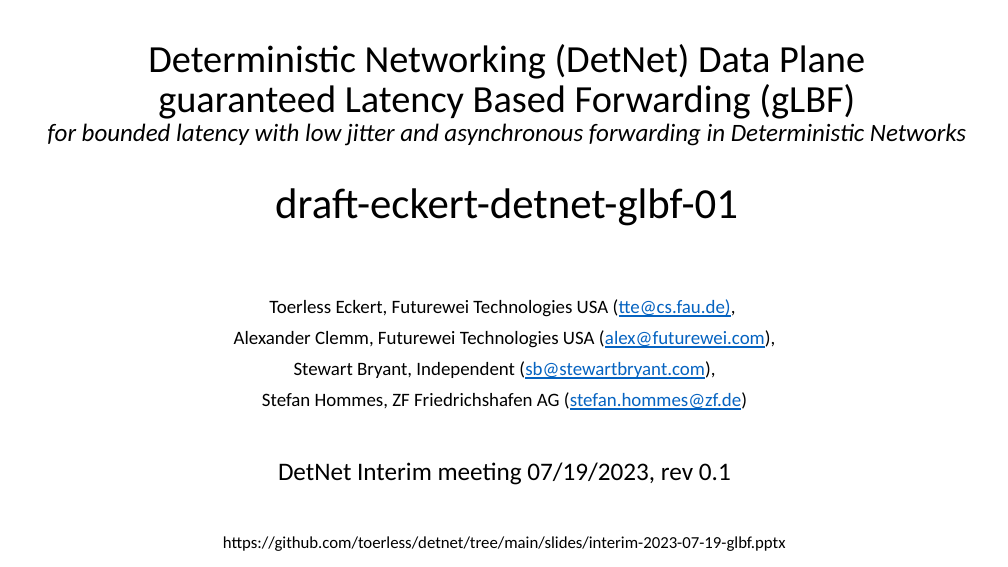
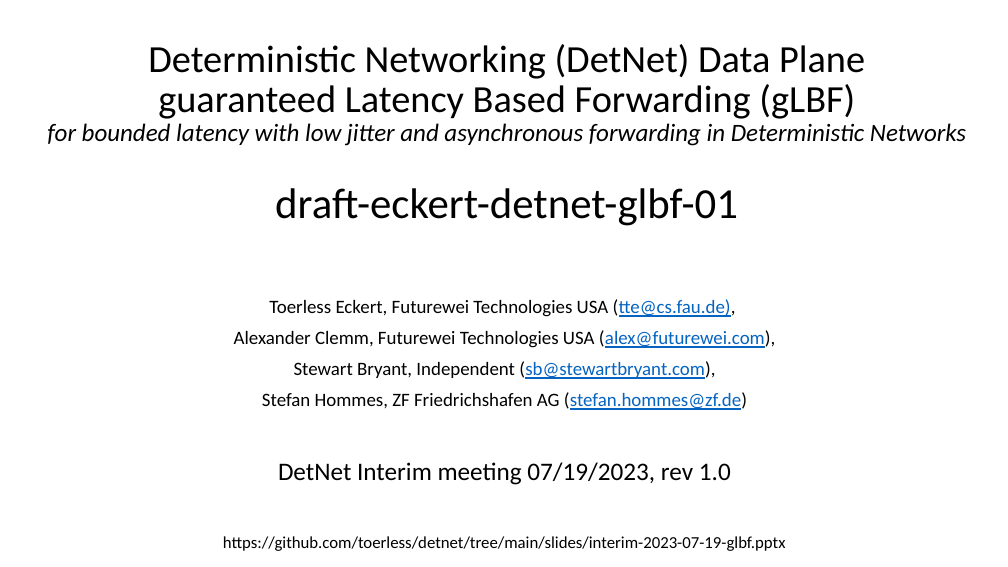
Before and after one commit to toerless/detnet, a slide deck: slide 1 of slides/interim-2023-07-19-glbf.pptx. Drawn at 1008x567 pixels with LibreOffice and Linux fonts; fonts in the diff are those of the drawing. Boxes give left, top, right and bottom in pixels: in the first picture for what was removed or moved away, otherwise in the second. Text is boxed around its words. In the diff, an @@ line names an element or a change of style, - is before the commit and + after.

```diff
--- a/slides/interim-2023-07-19-glbf.pptx
+++ b/slides/interim-2023-07-19-glbf.pptx
@@ text at [278, 462, 731, 485]: text changed @@
-DetNet Interim meeting 07/19/2023, rev 0.1
+DetNet Interim meeting 07/19/2023, rev 1.0
```
Also in this commit, not shown: 10 other slides changed, 1 slide added, 3 other files.
